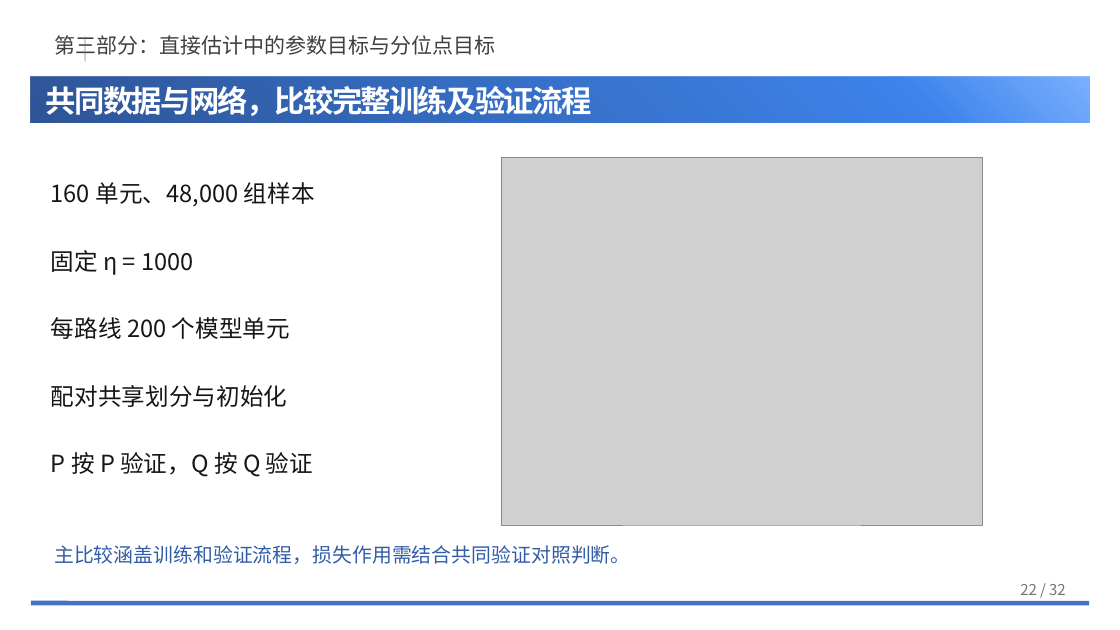
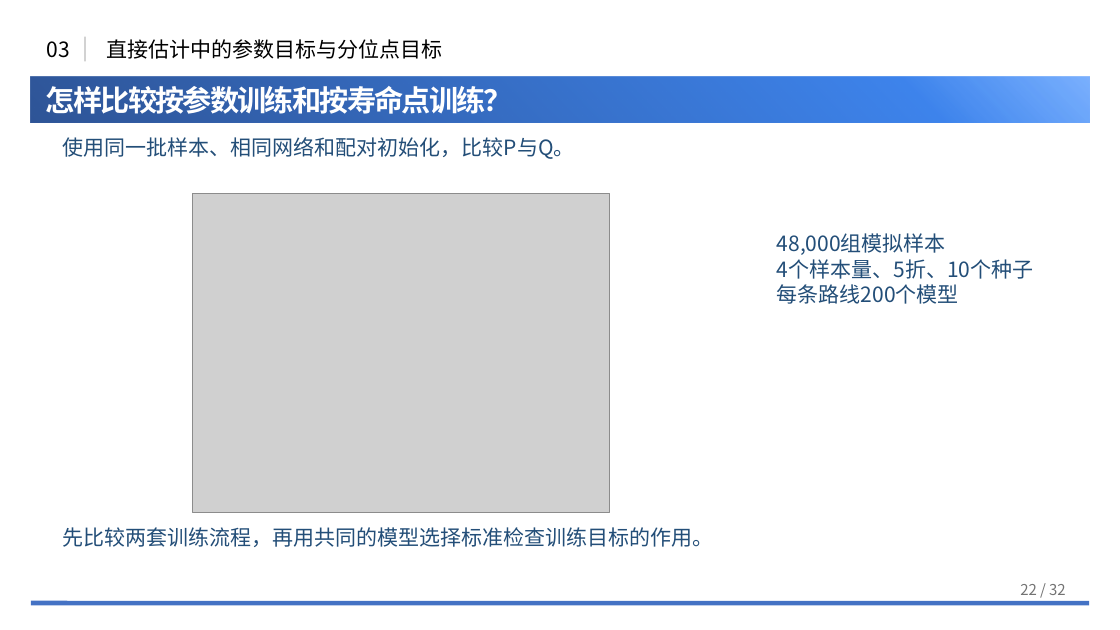
Before and after one commit to NEUwpy/weibull.work, a slide deck: slide 22 of docs/组会汇报/2026-09-三项研究更新汇报/260907组会.pptx. Drawn at 1120x630 pixels with LibreOffice and Linux fonts; fonts in the diff are those of the drawing; grey boxes stand for pictures; background and template pictures are left out. Boxes give left, top, right and bottom in pixels: in the first picture for what was removed or moved away, otherwise in the second. Text is boxed around its words. In the diff, an @@ line names an element or a change of style, - is before the commit and + after.

```diff
--- a/docs/组会汇报/2026-09-三项研究更新汇报/260907组会.pptx
+++ b/docs/组会汇报/2026-09-三项研究更新汇报/260907组会.pptx
@@ text added at box(46, 41, 69, 58), 18 pt, text #000000 @@
+03
@@ text at box(106, 39, 442, 59): text changed; text colour #404040 to #000000 @@
-第三部分：直接估计中的参数目标与分位点目标
+直接估计中的参数目标与分位点目标
@@ text at box(46, 86, 513, 114): text changed; size 26 to 25 pt @@
-共同数据与网络，比较完整训练及验证流程
+怎样比较按参数训练和按寿命点训练？
@@ text added at box(63, 137, 575, 159), 18 pt, text #234E78 @@
+使用同一批样本、相同网络和配对初始化，比较P与Q。
@@ picture: place and size @@
-picture at box(501, 158, 982, 526)
+picture at box(192, 193, 610, 513)
@@ text at box(777, 233, 1034, 304): text changed; size 20.2 to 18 pt; text colour #161616 to #234E78 @@
-160 单元、48,000 组样本
+48,000组模拟样本
+4个样本量、5折、10个种子
+每条路线200个模型
@@ text removed at box(51, 250, 193, 275) @@
-固定 η = 1000
@@ text removed at box(51, 317, 290, 339) @@
-每路线 200 个模型单元
@@ text removed at box(51, 385, 287, 407) @@
-配对共享划分与初始化
@@ text removed at box(51, 452, 313, 477) @@
-P 按 P 验证，Q 按 Q 验证
@@ text at box(63, 527, 714, 547): text changed; size 17 to 18 pt; text colour #315DA7 to #234E78 @@
-主比较涵盖训练和验证流程，损失作用需结合共同验证对照判断。
+先比较两套训练流程，再用共同的模型选择标准检查训练目标的作用。
```
Also in this commit, not shown: 27 other slides changed, 3 slides added, 3 slides removed, 4 other files.
